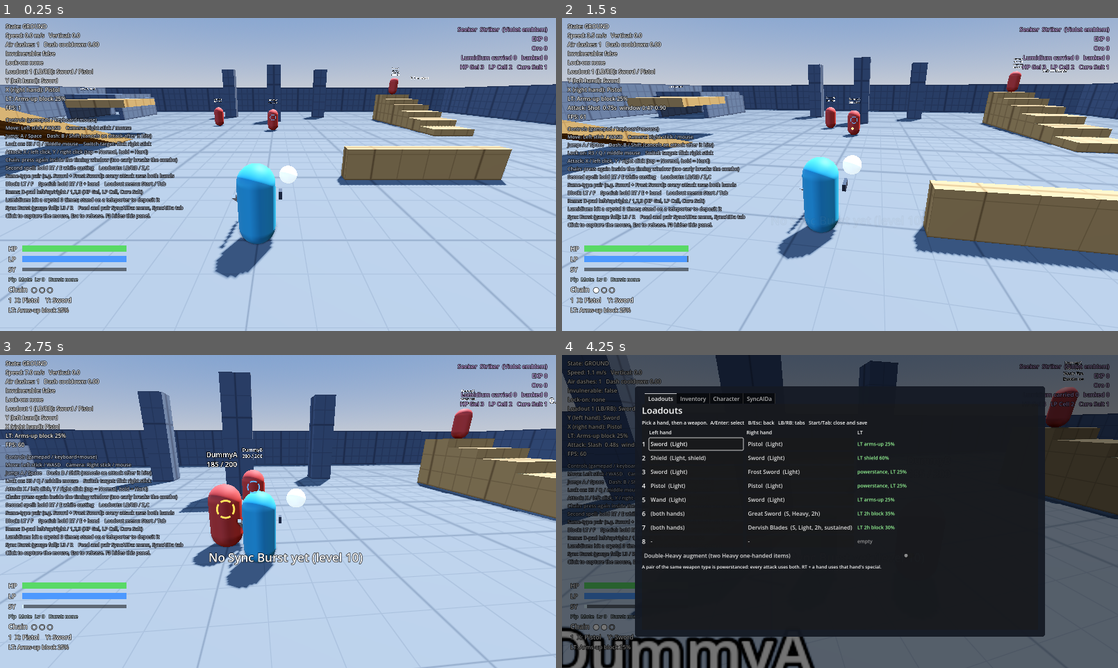
Above: before the commit, frames 1-4 (two rows, left to right).
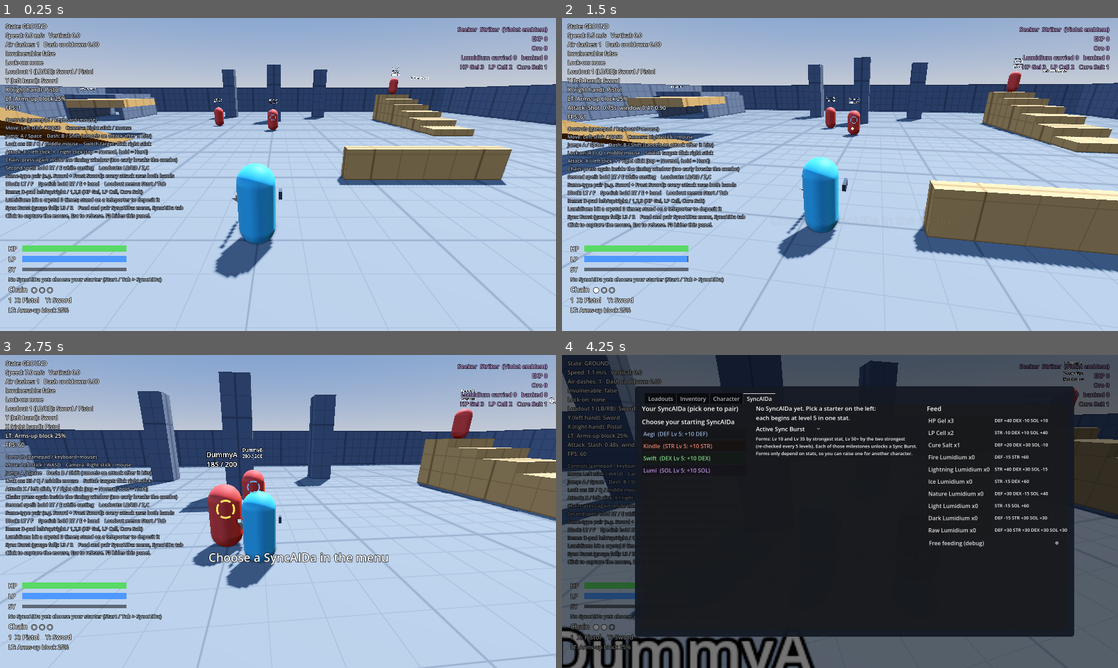
Above: after the commit, the same moments.

Repository: GLorenz90/Nomad-Seekers
Game: Godot game, scene res://scenes/main.tscn
Same seed, same stepped clock (60 frames per second), same inputs: the game is played once before the commit and once after it.
Inputs (mouse positions are in pixels of both pictures, inside the frame that each line leads up to):
- Up to frame 1 (0.25 s): no input
- Up to frame 2 (1.5 s): move the mouse to (867, 174) at 0.52 s; hold W (move_forward) from 0.53 s (still down); tap R (sync_burst) at 0.6 s; click (867, 174) at 0.67 s; tap Space (jump) at 0.77 s; move the mouse to (812, 174) at 1.27 s; tap F (block) at 1.35 s
- Up to frame 3 (2.75 s): keep holding W (move_forward); tap Space (jump) at 1.52 s; tap R (sync_burst) at 1.55, 2.3 s; move the mouse to (289, 505) at 2.02 s; tap Shift (dash) at 2.1 s
- Up to frame 4 (4.25 s): keep holding W (move_forward); move the mouse to (834, 517) at 2.77 s; click (834, 517) at 2.85 s; tap Space (jump) at 3.02, 3.77 s; tap R (sync_burst) at 3.05, 3.8 s; move the mouse to (878, 514) at 3.52 s; right-click (878, 514) at 3.6 s; tap Tab (menu) at 4.15 s

The runs differ from the first frame. In frame 1, 0.4% of the frame differs, in the area x 1-54%, y 47-85%; in frame 2, 0.5%; in frame 3, 1.2%; in frame 4, 9.2%, in the area x 1-93%, y 10-90%.

Commit message:
SyncAIDa: stat-based level-10 forms and a choice of four starters
- Level 10 form now follows the strongest stat (Shell / Ember / Flit /
  Glimmer), never the job, so SyncAIDa can be raised for other characters
- New Seekers pick one of four starters (Aegi DEF, Kindle STR, Swift DEX,
  Lumi SOL), each level 5 in its stat; the menu opens on the SyncAIDa tab
  until one is chosen

Co-Authored-By: Claude Opus 5.5 <noreply@anthropic.com>
Claude-Session: https://claude.ai/code/session_0158GMUbAThobuu7yWuNoptn

Diff:
--- a/scripts/items/save_data.gd
+++ b/scripts/items/save_data.gd
@@ -27,15 +27,16 @@
 	s.inventory.add_consumable(&"hp_gel", 3)
 	s.inventory.add_consumable(&"lp_cell", 2)
 	s.inventory.add_consumable(&"cure_salt", 1)
-	s._add_starters()
 	return s
 
 
-## New Seekers start with two SyncAIDa so pairing can be tried right away.
-func _add_starters() -> void:
-	syncaida.append(SyncAIDaData.create("Pip"))
-	syncaida.append(SyncAIDaData.create("Nyx"))
-	paired = 0
+## Gives the Seeker their starting SyncAIDa (SyncAIDaData.STARTERS index).
+## Until one is chosen, they have none; the menu's SyncAIDa tab offers the four.
+func choose_starter(index: int) -> SyncAIDaData:
+	var s := SyncAIDaData.starter(index)
+	syncaida.append(s)
+	paired = syncaida.size() - 1
+	return s
 
 
 func paired_syncaida() -> SyncAIDaData:
@@ -70,6 +71,4 @@
 		loadouts = default_loadouts
 	if inventory == null:
 		inventory = Inventory.new()
-	if syncaida.is_empty():
-		_add_starters()
 	loadouts.ensure_slots()
--- a/scripts/player/player.gd
+++ b/scripts/player/player.gd
@@ -109,6 +109,15 @@
 	combat.apply_loadout_set(save.loadouts)
 	if syncaida:
 		syncaida.pair(save.paired_syncaida())
+
+
+## Takes one of the four starter SyncAIDa (SyncAIDaData.STARTERS) and pairs it.
+func choose_starter(index: int) -> void:
+	if save == null:
+		return
+	save.choose_starter(index)
+	syncaida.pair(save.paired_syncaida())
+	save_game()
 
 
 ## Pairs a different owned SyncAIDa.
--- a/scripts/syncaida/syncaida_companion.gd
+++ b/scripts/syncaida/syncaida_companion.gd
@@ -92,7 +92,7 @@
 			inv.lumidium[item] = int(inv.lumidium[item]) - 1
 		else:
 			return none
-	var events := data.feed(item, player.save.character.job)
+	var events := data.feed(item)
 	if events.is_empty():
 		events.append("fed")
 	apply_stats()
@@ -120,7 +120,9 @@
 ## Fires the active Sync Burst if the gauge is full. Returns true on success.
 func fire() -> bool:
 	if not is_ready():
-		if data and data.active() < 0:
+		if data == null:
+			player.combat.combo_feedback.emit("Choose a SyncAIDa in the menu")
+		elif data.active() < 0:
 			player.combat.combo_feedback.emit("No Sync Burst yet (level 10)")
 		return false
 	var burst := data.active()
--- a/scripts/syncaida/syncaida_data.gd
+++ b/scripts/syncaida/syncaida_data.gd
@@ -5,9 +5,13 @@
 ## level of that stat, and the SyncAIDa's level is the sum (max 200). Each
 ## stat level adds STAT_BONUS to the paired Seeker's matching stat.
 ##
-## Evolution (PSO-style formulas): at level 10 it takes a form from its
-## Seeker's job, at 35 from its strongest stat, and from 50 on (re-checked
-## every 5 levels) from its two strongest stats. Level 100 adds "Prime".
+## Evolution (PSO-style formulas): at level 10 and again at 35 it takes a form
+## from its strongest stat, and from 50 on (re-checked every 5 levels) from its
+## two strongest stats. Level 100 adds "Prime". Forms depend only on the
+## SyncAIDa's own stats, never its Seeker's job, so one character can raise a
+## SyncAIDa for another (PSO's mag meta-progression).
+##
+## Starters: every Seeker picks one of four, each already level 5 in one stat.
 ## Each evolution milestone unlocks a Sync Burst (up to 3, one active).
 
 const XP_PER_LEVEL := 100.0
@@ -21,7 +25,9 @@
 
 ## Milestones: level -> evolution stage.
 const MILESTONES := [10, 35, 50]
-const JOB_FORMS := ["Vanguard", "Tracker", "Lumen"]  # Striker, Ranger, Invoker
+## Level 10 form by strongest stat.
+const FIRST_FORMS := {&"def": "Shell", &"str": "Ember", &"dex": "Flit", &"sol": "Glimmer"}
+## Level 35 form by strongest stat.
 const STAT_FORMS := {&"def": "Bastion", &"str": "Talon", &"dex": "Kestrel", &"sol": "Wisp"}
 ## Two strongest stats (sorted by STATS order) -> form.
 const PAIR_FORMS := {
@@ -38,6 +44,10 @@
 ]
 ## Burst unlocked by each evolution stage (1, 2, 3).
 const STAGE_BURSTS := [Burst.LUMEN_NOVA, Burst.AEGIS_PULSE, Burst.MENDING_BLOOM]
+
+## The four starters: [name, stat], each starting at STARTER_LEVEL in its stat.
+const STARTERS := [["Aegi", &"def"], ["Kindle", &"str"], ["Swift", &"dex"], ["Lumi", &"sol"]]
+const STARTER_LEVEL := 5
 
 ## What feeding each item does (stat XP; negatives as in PSO's mag feeding).
 ## Consumables come from the inventory, Lumidium from the bank.
@@ -74,6 +84,20 @@
 	return s
 
 
+## Starter index 0-3 (STARTERS): level 5 in its stat.
+static func starter(index: int) -> SyncAIDaData:
+	var spec: Array = STARTERS[clampi(index, 0, STARTERS.size() - 1)]
+	var s := create(spec[0])
+	s.stat_xp[spec[1]] = STARTER_LEVEL * XP_PER_LEVEL
+	return s
+
+
+static func starter_text(index: int) -> String:
+	var spec: Array = STARTERS[index]
+	return "%s  (%s Lv %d: +%d %s)" % [spec[0], STAT_NAMES[spec[1]], STARTER_LEVEL,
+		roundi(STARTER_LEVEL * STAT_BONUS), STAT_NAMES[spec[1]]]
+
+
 func stat_level(stat: StringName) -> int:
 	return floori(float(stat_xp.get(stat, 0.0)) / XP_PER_LEVEL)
 
@@ -120,9 +144,8 @@
 	return FEEDS.has(item)
 
 
-## Feeds one item. job: CharacterData.Job of the paired Seeker (decides the
-## level-10 form). Returns the list of events: "level", "evolved", "burst".
-func feed(item: StringName, job: int) -> Array[String]:
+## Feeds one item. Returns the list of events: "level", "evolved", "burst".
+func feed(item: StringName) -> Array[String]:
 	var events: Array[String] = []
 	if not FEEDS.has(item):
 		return events
@@ -136,7 +159,7 @@
 	var after := level()
 	if after != before:
 		events.append("level")
-	if _evolve(after, job):
+	if _evolve(after):
 		events.append("evolved")
 	while bursts.size() < mini(stage, 3):
 		bursts.append(STAGE_BURSTS[bursts.size()])
@@ -145,13 +168,13 @@
 
 
 ## PSO-style evolution checks. Returns true if the form changed.
-func _evolve(lv: int, job: int) -> bool:
+func _evolve(lv: int) -> bool:
 	var old_form := form
 	while stage < MILESTONES.size() and lv >= MILESTONES[stage]:
 		stage += 1
 		match stage:
 			1:
-				form = JOB_FORMS[clampi(job, 0, 2)]
+				form = FIRST_FORMS[dominant_stat()]
 			2:
 				form = STAT_FORMS[dominant_stat()]
 			3:
--- a/scripts/ui/hud.gd
+++ b/scripts/ui/hud.gd
@@ -73,6 +73,9 @@
 		_sync_label.text = "%s  %s  Lv %d   Burst: %s%s%s" % [d.display_name, d.form, d.level(), d.burst_name(),
 			"  READY (L3)" if companion.is_ready() else "",
 			"   Aegis %.0fs" % combat.aegis_time_left() if combat.aegis_active() else ""]
+	elif companion:
+		_sync_bar.value = 0.0
+		_sync_label.text = "No SyncAIDa yet: choose your starter (Start / Tab > SyncAIDa)"
 	var pips := ""
 	for i in CombatController.MAX_CHAIN:
 		pips += ("● " if i < combat.chain_step else "○ ")
--- a/scripts/ui/loadout_menu.gd
+++ b/scripts/ui/loadout_menu.gd
@@ -41,6 +41,8 @@
 var _gender: OptionButton
 var _job: OptionButton
 var _sync_owned: VBoxContainer
+var _sync_starter_title: Label
+var _sync_starters: VBoxContainer
 var _sync_info: Label
 var _sync_feeds: GridContainer
 var _sync_burst: OptionButton
@@ -72,6 +74,9 @@
 	_rebuild_picker()
 	_load_character()
 	_tabs.current_tab = 0
+	var seeker := _player()
+	if seeker and seeker.save and seeker.save.syncaida.is_empty():
+		_tabs.current_tab = _tabs.get_tab_idx_from_control(_tabs.get_node("SyncAIDa"))
 	visible = true
 	get_tree().paused = true
 	Input.mouse_mode = Input.MOUSE_MODE_VISIBLE
@@ -511,6 +516,17 @@
 	left.add_child(_label("Your SyncAIDa (pick one to pair)", 18))
 	_sync_owned = VBoxContainer.new()
 	left.add_child(_sync_owned)
+	_sync_starter_title = _label("", 18)
+	left.add_child(_sync_starter_title)
+	_sync_starters = VBoxContainer.new()
+	left.add_child(_sync_starters)
+	for i in SyncAIDaData.STARTERS.size():
+		var b := Button.new()
+		b.alignment = HORIZONTAL_ALIGNMENT_LEFT
+		b.text = SyncAIDaData.starter_text(i)
+		b.modulate = SyncAIDaData.STAT_COLORS[SyncAIDaData.STARTERS[i][1]].lightened(0.3)
+		b.pressed.connect(_on_starter.bind(i))
+		_sync_starters.add_child(b)
 
 	var mid := VBoxContainer.new()
 	mid.custom_minimum_size.x = 420.0
@@ -528,7 +544,7 @@
 			_refresh_syncaida())
 	burst_row.add_child(_sync_burst)
 	mid.add_child(burst_row)
-	mid.add_child(_label("Forms: Lv 10 by job, Lv 35 by strongest stat, Lv 50+ by the two strongest\n(re-checked every 5 levels). Each of those milestones unlocks a Sync Burst.", 13))
+	mid.add_child(_label("Forms: Lv 10 and Lv 35 by strongest stat, Lv 50+ by the two strongest\n(re-checked every 5 levels). Each of those milestones unlocks a Sync Burst.\nForms only depend on stats, so you can raise one for another character.", 13))
 
 	var right := VBoxContainer.new()
 	right.add_theme_constant_override("separation", 6)
@@ -549,7 +565,9 @@
 		_sync_feeds.add_child(effect)
 	var free := CheckButton.new()
 	free.text = "Free feeding (debug)"
-	free.toggled.connect(func(on: bool): free_feeding = on)
+	free.toggled.connect(func(on: bool):
+		free_feeding = on
+		_refresh_syncaida())
 	right.add_child(free)
 	_sync_message = _label("", 16)
 	_sync_message.modulate = Color(1.0, 0.85, 0.5)
@@ -570,13 +588,24 @@
 	return seeker.save.paired_syncaida() if seeker and seeker.save else null
 
 
+func _on_starter(index: int) -> void:
+	var seeker := _player()
+	if seeker == null:
+		return
+	seeker.choose_starter(index)
+	_sync_message.text = "%s joined you." % seeker.syncaida.data.display_name
+	_refresh_syncaida()
+
+
 func _on_feed(item: StringName) -> void:
 	var seeker := _player()
 	if seeker == null:
 		return
 	var events := seeker.syncaida.feed(item, free_feeding)
 	var d := seeker.syncaida.data
-	if events.is_empty():
+	if d == null:
+		_sync_message.text = "Choose a starter first."
+	elif events.is_empty():
 		_sync_message.text = "You don't have any to feed."
 	elif "evolved" in events:
 		_sync_message.text = "%s evolved into %s!" % [d.display_name, d.form]
@@ -606,9 +635,22 @@
 			_sync_message.text = "Paired with %s." % d.display_name
 			_refresh_syncaida())
 		_sync_owned.add_child(b)
+	var inv := seeker.save.inventory
+	for child in _sync_feeds.get_children():
+		if child is Button:
+			var item: StringName = child.get_meta("item")
+			var have := inv.count(item) if Inventory.CONSUMABLES.has(item) else int(inv.lumidium.get(item, 0))
+			var label: String = Inventory.CONSUMABLES.get(item, "%s Lumidium" % String(item).capitalize())
+			(child as Button).text = "%s x%d" % [label, have]
+	var none := seeker.save.syncaida.is_empty()
+	_sync_starter_title.text = "Choose your starting SyncAIDa" if none else "\nAdopt another starter (debug)"
+	_sync_starters.visible = none or free_feeding
+	_sync_starter_title.visible = _sync_starters.visible
 	var d := seeker.save.paired_syncaida()
 	if d == null:
-		_sync_info.text = "No SyncAIDa."
+		_sync_info.text = "No SyncAIDa yet. Pick a starter on the left:\neach begins at level 5 in one stat."
+		_sync_burst.clear()
+		_sync_burst.disabled = true
 		return
 	var next := d.next_milestone()
 	var bonus := d.bonuses()
@@ -627,10 +669,3 @@
 	else:
 		_sync_burst.disabled = false
 		_sync_burst.select(clampi(d.active_burst, 0, d.bursts.size() - 1))
-	var inv := seeker.save.inventory
-	for child in _sync_feeds.get_children():
-		if child is Button:
-			var item: StringName = child.get_meta("item")
-			var have := inv.count(item) if Inventory.CONSUMABLES.has(item) else int(inv.lumidium.get(item, 0))
-			var label: String = Inventory.CONSUMABLES.get(item, "%s Lumidium" % String(item).capitalize())
-			(child as Button).text = "%s x%d" % [label, have]
--- a/tests/syncaida_test.gd
+++ b/tests/syncaida_test.gd
@@ -35,12 +35,24 @@
 
 	# --- Starting state ----------------------------------------------------
 	var save := _player.save
-	_check("a new Seeker owns two SyncAIDa and pairs the first (%s)" % _sync.data.display_name,
-		save.syncaida.size() == 2 and _sync.data == save.syncaida[0])
-	var pip := _sync.data
-	_check("it starts at level 0 as a Mote, with no burst", pip.level() == 0 and pip.form == "Mote" and pip.bursts.is_empty())
+	_check("a new Seeker has no SyncAIDa until they pick a starter", save.syncaida.is_empty() and _sync.data == null
+		and not _sync.visible)
+	_check("L3 does nothing without one", not _sync.fire())
 	var base_str := _combat.stats.strength
 	var base_def := _combat.stats.defense
+	_player.choose_starter(1)
+	var pip := _sync.data
+	_check("choosing Kindle pairs it: STR Lv 5, level 5, a Mote, no burst (%s Lv %d)" % [pip.display_name, pip.level()],
+		pip.display_name == "Kindle" and pip.stat_level(&"str") == 5 and pip.level() == 5 and pip.form == "Mote"
+		and pip.bursts.is_empty() and _sync.visible)
+	_check("and gives the Seeker +10 STR right away (+%.0f)" % (_combat.stats.strength - base_str),
+		is_equal_approx(_combat.stats.strength - base_str, 10.0))
+	var starter_stats := []
+	for i in 4:
+		var st := SyncAIDaData.starter(i)
+		starter_stats.append(st.dominant_stat() if st.level() == 5 else &"?")
+	_check("the four starters are Lv 5 in DEF, STR, DEX and SOL (%s)" % [starter_stats],
+		starter_stats == [&"def", &"str", &"dex", &"sol"])
 
 	# --- Feeding -----------------------------------------------------------
 	var gels := save.inventory.count(&"hp_gel")
@@ -62,13 +74,14 @@
 		if "evolved" in e:
 			evolved_at = pip.level()
 			break
-	_check("level 10 evolves it by job: Striker -> Vanguard (%s at %d)" % [pip.form, evolved_at],
-		evolved_at == 10 and pip.form == "Vanguard")
+	_check("level 10 evolves it by its strongest stat: STR -> Ember (%s at %d)" % [pip.form, evolved_at],
+		evolved_at == 10 and pip.form == "Ember")
 	_check("and unlocks the first burst, Lumen Nova (%s)" % pip.burst_name(), pip.active() == SyncAIDaData.Burst.LUMEN_NOVA)
 	var str_levels := pip.stat_level(&"str")
 	_check("each STR level adds 2 STR to the Seeker (+%.0f for %d levels)" % [_combat.stats.strength - base_str, str_levels],
 		is_equal_approx(_combat.stats.strength - base_str, str_levels * 2.0))
 
+	_player.choose_starter(3)
 	var nyx := save.syncaida[1]
 	_player.pair_syncaida(1)
 	_check("pairing the other SyncAIDa swaps the bonus out", is_equal_approx(_combat.stats.strength, base_str)
@@ -93,14 +106,15 @@
 	_check("DEF bonus follows DEF levels (+%.0f)" % (_combat.stats.defense - base_def),
 		is_equal_approx(_combat.stats.defense - base_def, pip.stat_level(&"def") * 2.0))
 
-	var ranger := SyncAIDaData.create("Test")
-	while ranger.level() < 10:
-		ranger.feed(&"raw", CharacterData.Job.RANGER)
-	_check("a Ranger's SyncAIDa becomes a Tracker at 10 (%s)" % ranger.form, ranger.form == "Tracker")
-	var inv_job := SyncAIDaData.create("Test2")
-	while inv_job.level() < 10:
-		inv_job.feed(&"lp_cell", CharacterData.Job.INVOKER)
-	_check("an Invoker's becomes a Lumen (%s)" % inv_job.form, inv_job.form == "Lumen")
+	# Forms follow stats only, so a Striker can raise a SOL SyncAIDa for an Invoker alt.
+	var forms := []
+	for item: StringName in [&"hp_gel", &"ice", &"lp_cell"]:
+		var test := SyncAIDaData.create("Test")
+		while test.level() < 10:
+			test.feed(item)
+		forms.append(test.form)
+	_check("level-10 forms follow stats, not the job: DEF / DEX / SOL -> %s" % [forms],
+		forms[0] == "Shell" and forms[1] == "Flit" and forms[2] == "Glimmer")
 
 	# Back to a modest SyncAIDa for the burst checks, so bonuses stay small.
 	_player.pair_syncaida(1)
Not shown, added: docs/screenshots/part6_menu.png.import
Not shown, added: docs/screenshots/part6_nova.png.import
Binary file added: docs/screenshots/part6_starter.png
Not shown, added: tests/syncaida_test.gd.uid
